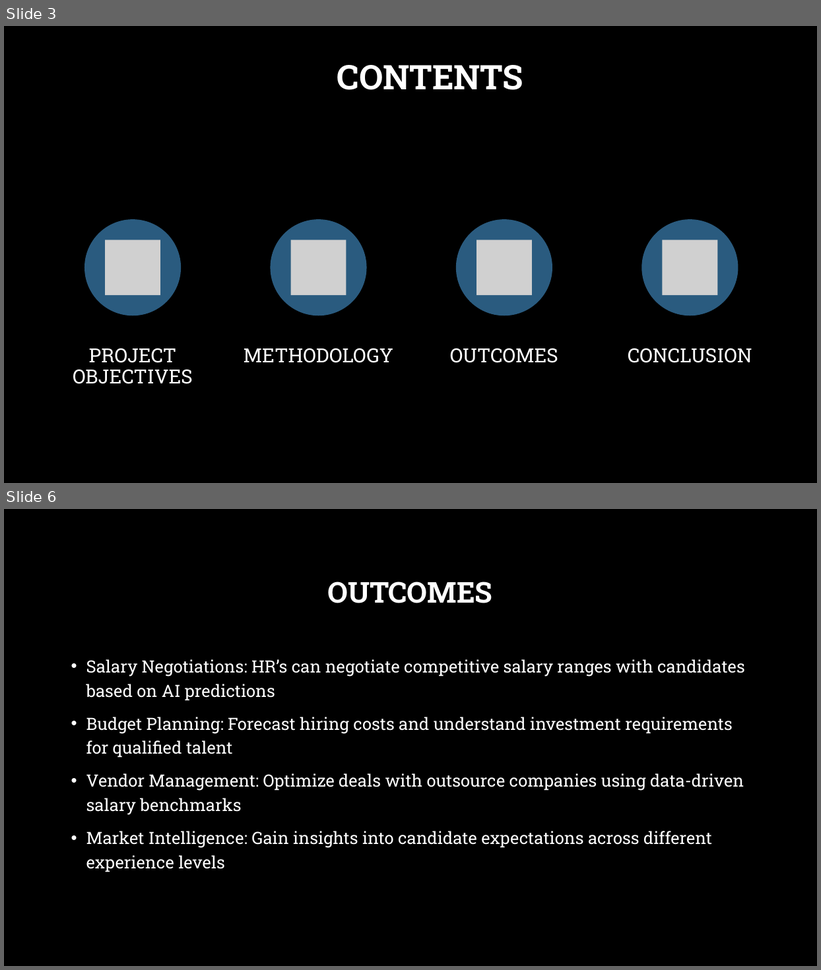
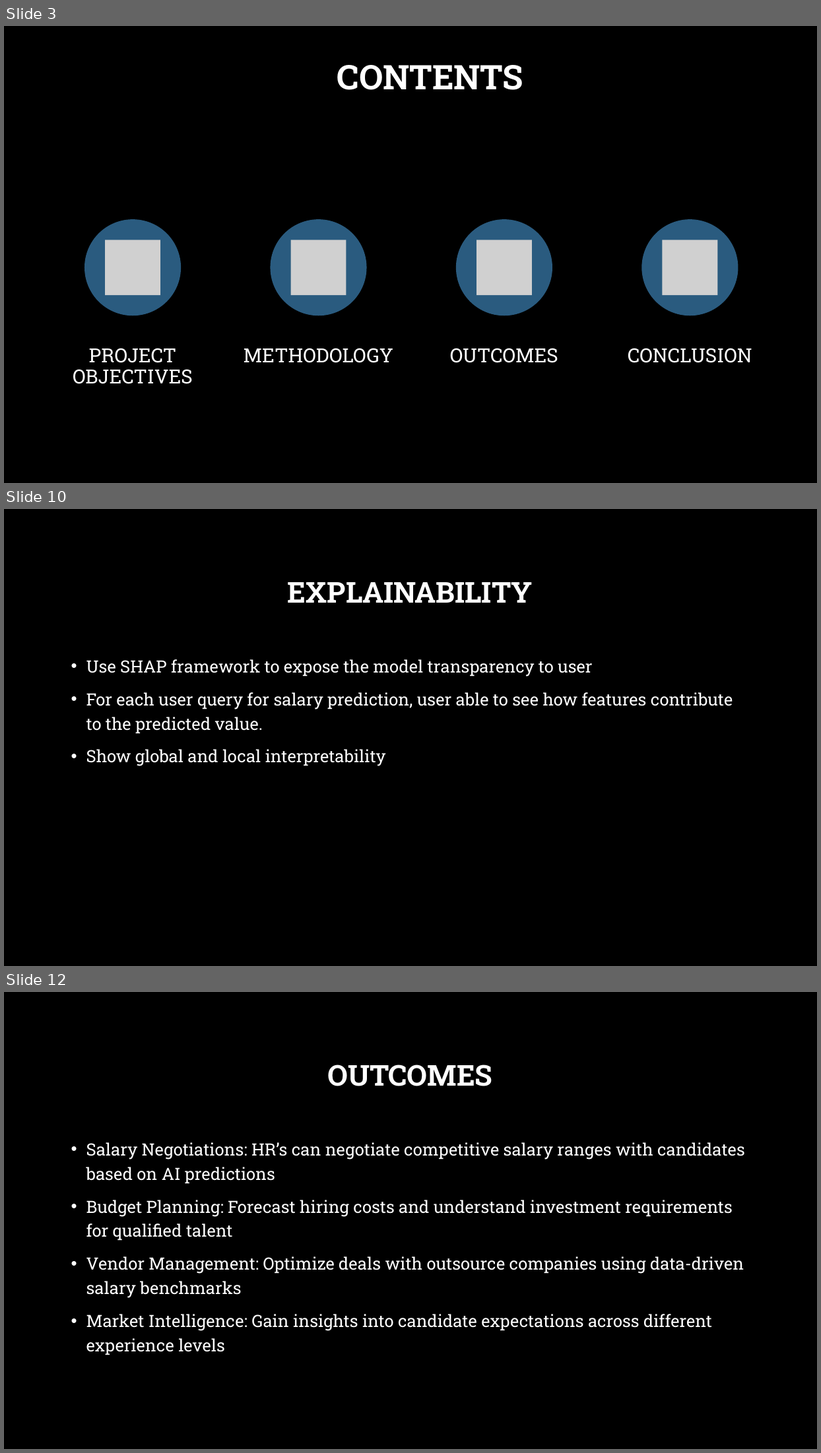
Before and after one commit to osandafdo/salary-prediction-system, a slide deck: AI_course_work_presentation.pptx. Shown one above the other, each under a label of ours: slides 3 and 6 before the commit, slides 3, 10 and 12 after it; the slides between them are not shown. The pictures are 821x970 and 821x1453 pixels, drawn with LibreOffice and Linux fonts; fonts in the diff are those of the drawing; grey boxes stand for pictures; background and template pictures are left out. Boxes give left, top, right and bottom in pixels: in the first picture for what was removed or moved away, otherwise in the second. Text is boxed around its words. In the diff, an @@ line names an element or a change of style, - is before the commit and + after.

```diff
--- a/AI_course_work_presentation.pptx
+++ b/AI_course_work_presentation.pptx
@@ slide 10 added at (4,509,817,966), background picture (left out) @@
@@ title added at (288,582,533,603), 34 pt, text #FFFFFF, bold @@
+EXPLAINABILITY
@@ text added at (86,659,733,766), 20 pt, text #FFFFFF @@
+• Use SHAP framework to expose the model transparency to user
+• For each user query for salary prediction, user able to see how features contribute to the predicted value.
+• Show global and local interpretability
@@ what was slide 6 is now slide 12 @@
```
Also in this commit, not shown: 3 slides changed, 5 other slides added, 5 other files.
